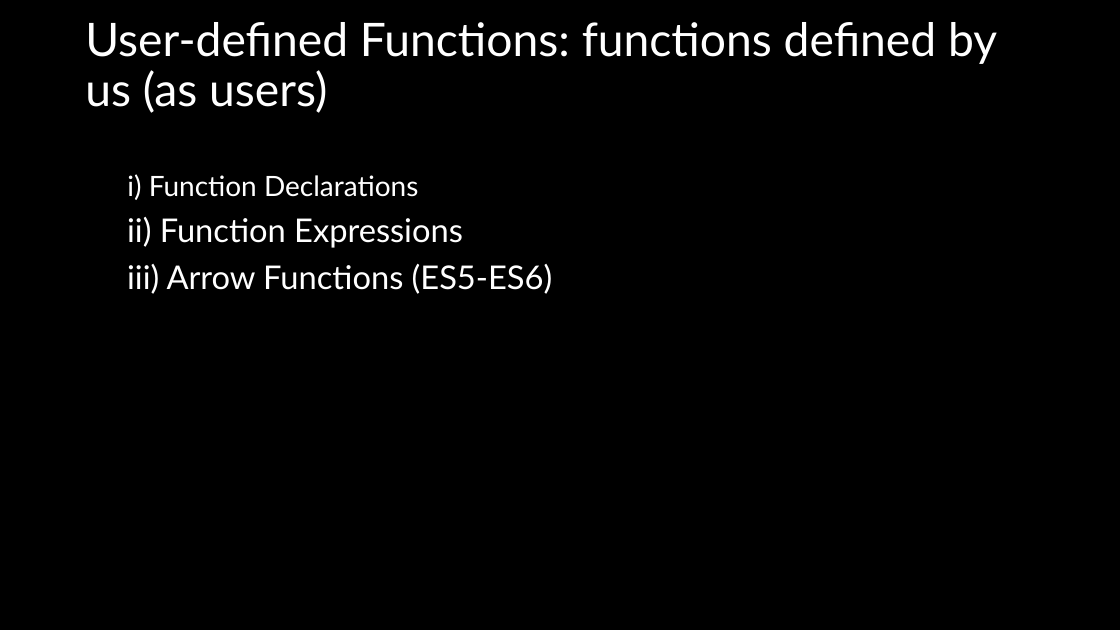
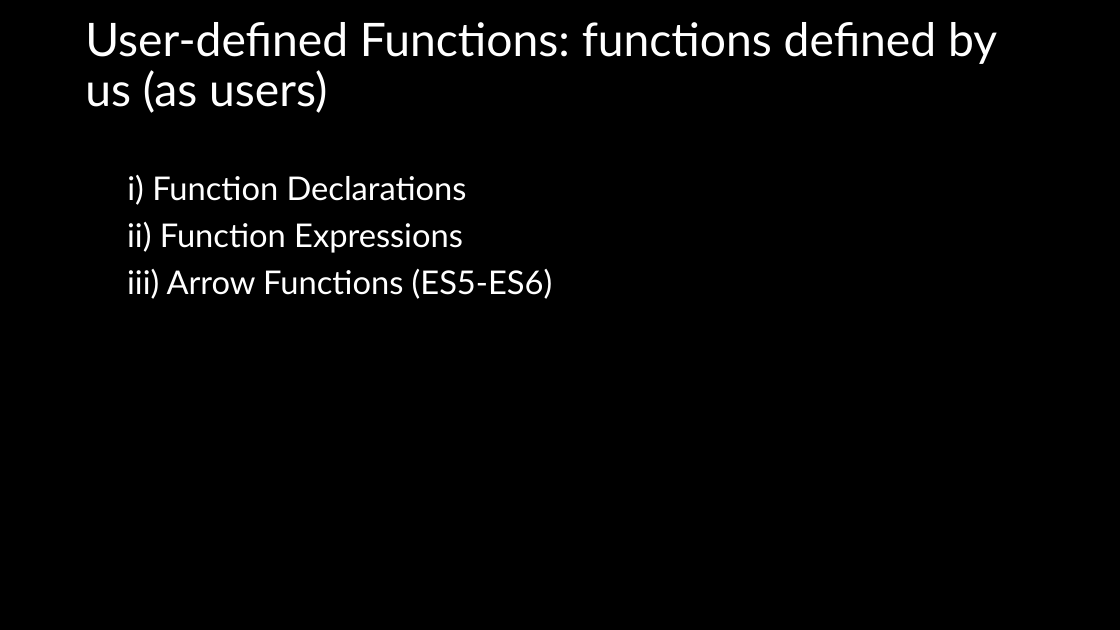
Before and after one commit to natiquekeyin/winter2025, a slide deck: slide 22 of JavaScript/Week1AND2/Week 1AND2.pptx. Drawn at 1120x630 pixels with LibreOffice and Linux fonts; fonts in the diff are those of the drawing. Boxes give left, top, right and bottom in pixels: in the first picture for what was removed or moved away, otherwise in the second. Text is boxed around its words. In the diff, an @@ line names an element or a change of style, - is before the commit and + after.

```diff
--- a/JavaScript/Week1AND2/Week 1AND2.pptx
+++ b/JavaScript/Week1AND2/Week 1AND2.pptx
@@ text at (x1=127, y1=175, x2=467, y2=205): size 24 to 28 pt in "i) Function Declarations" @@
```
Also in this commit, not shown: 1 other slide changed, 1 other file.
